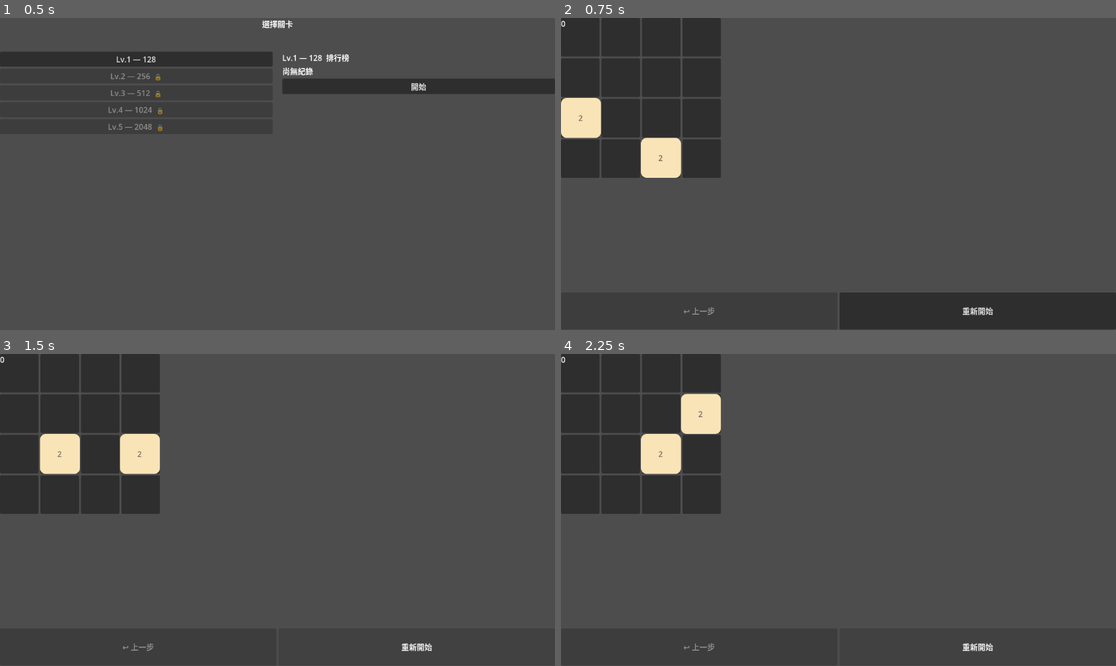
Above: before the commit, frames 1-4 (two rows, left to right).
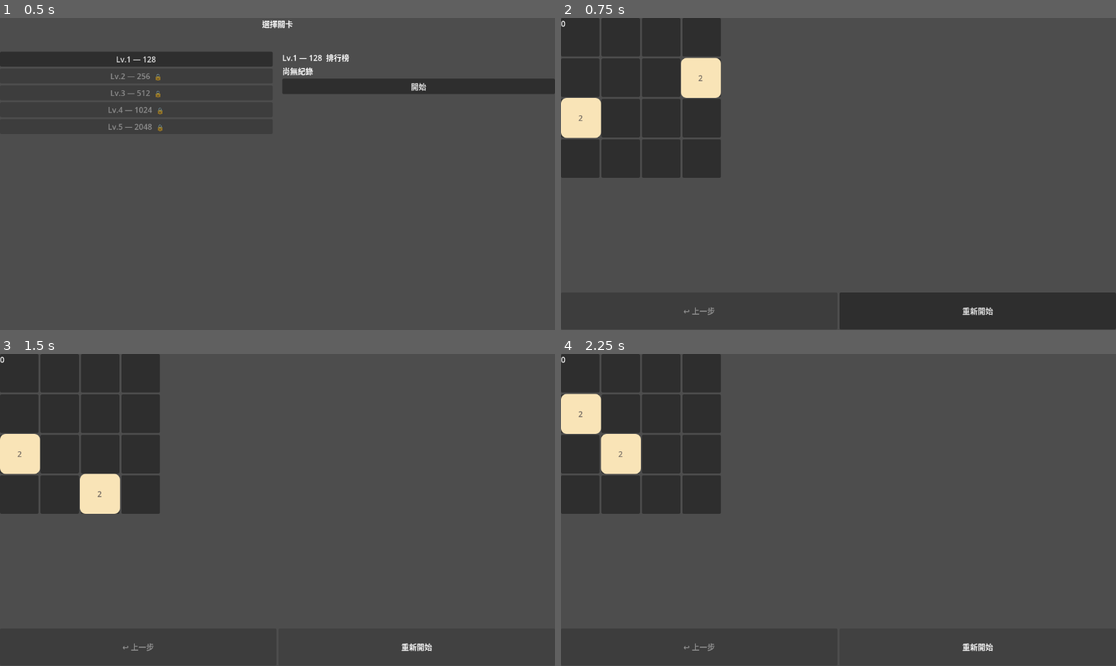
Above: after the commit, the same moments.

Repository: holysi/2048_practice
Game: Godot game, scene res://scenes/Main.tscn
Two runs of this game, one before a commit and one after it. Both use one fixed random seed, a clock stepped at 60 frames per second and the inputs below.
Inputs:
- Up to frame 1 (0.5 s): no input
- Up to frame 2 (0.75 s): click "開始" at 0.5 s
- Up to frame 3 (1.5 s): click "重新開始" at 1.25 s
- Up to frame 4 (2.25 s): click "重新開始" at 2 s

Frame 1 is identical in both runs. In frame 2, 1.9% of the frame differs, in the area x 14-29%, y 12-52%; in frame 3, 3.7%; in frame 4, 3.7%, in the area x 0-29%, y 12-39%.

Commit message:
feat: weighted random spawn pool per level from Lv.3 onwards

Diff:
--- a/scripts/Game.gd
+++ b/scripts/Game.gd
@@ -67,8 +67,20 @@
 	if empty_cells.is_empty():
 		return
 	var cell: Vector2i = empty_cells[randi() % empty_cells.size()]
-	board[cell.x][cell.y] = 4 if randf() < 0.1 else 2
+	board[cell.x][cell.y] = _pick_spawn_value()
 	_last_spawn = cell
+
+func _pick_spawn_value() -> int:
+	var level_data: Dictionary = SaveData.LEVELS[level_index]
+	var pool: Array    = level_data.get("spawn_pool",    [2, 4])
+	var weights: Array = level_data.get("spawn_weights", [90, 10])
+	var roll: int = randi() % 100
+	var cumulative: int = 0
+	for i in pool.size():
+		cumulative += weights[i]
+		if roll < cumulative:
+			return pool[i]
+	return pool[-1]  # fallback (should never reach here if weights sum to 100)
 
 # 將一列向左合併，回傳 [新列, 本次得分]
 func _merge_row_left(row: Array) -> Array:
